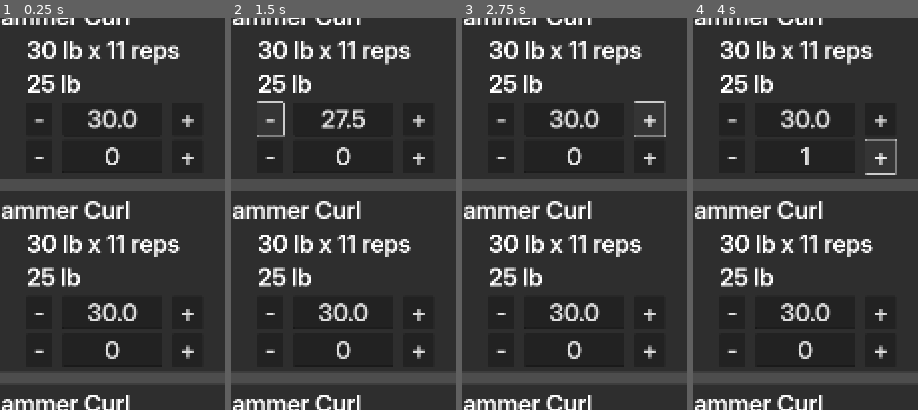
Above: before the commit, frames 1-4 (left to right).
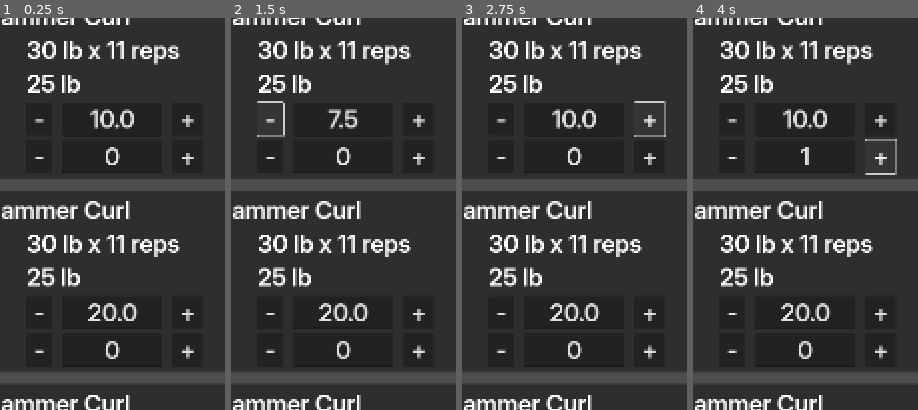
Above: after the commit, the same moments.

Repository: DanielMcPherson/workout-tracker
Game: Godot game, scene res://main.tscn
Same seed, same stepped clock (60 frames per second), same inputs: the game is played once before the commit and once after it.
Inputs:
- Up to frame 1 (0.25 s): no input
- Up to frame 2 (1.5 s): click "COMPLETE WORKOUT" at 0.5 s; click "-" at 1.25 s
- Up to frame 3 (2.75 s): click "+" at 2 s
- Up to frame 4 (4 s): click "-" at 2.75 s; click "+" at 3.5 s
The pictures show only the part of the screen within x 26-76%, y 22-72%; the shares and areas given below are measured in that part.

The runs differ from the first frame. In frame 1, 0.9% of the frame differs, in the area x 39-62%, y 23-78%; in frame 2, 0.8%; in frame 3, 0.9%; in frame 4, 0.9%.

Commit message:
Test get/set weight

Diff:
--- /dev/null
+++ b/main.gd
@@ -0,0 +1,21 @@
+extends Control
+
+@onready var exercise1: PanelContainer = $MainMargin/MainVBox/ScrollContainer/ExerciseVBox/ExercisePanel1
+@onready var exercise2: PanelContainer = $MainMargin/MainVBox/ScrollContainer/ExerciseVBox/ExercisePanel2
+@onready var exercise3: PanelContainer = $MainMargin/MainVBox/ScrollContainer/ExerciseVBox/ExercisePanel3
+
+@onready var timer_button: Button = $MainMargin/MainVBox/TimerPanel/MarginContainer/TimerVBox/TimerButton
+@onready var complete_button: Button = $MainMargin/MainVBox/FooterPanel/MarginContainer/CompleteButton
+
+
+func _ready() -> void:
+	complete_button.pressed.connect(_on_complete_button_pressed)
+	# Test setting weights
+	exercise1.set_weight(10)
+	exercise2.set_weight(20)
+	exercise3.set_weight(30)
+
+
+func _on_complete_button_pressed() -> void:
+	print("Complete Workout")
+	print(exercise1.get_weight())
--- a/main.tscn
+++ b/main.tscn
@@ -1,7 +1,8 @@
-[gd_scene load_steps=3 format=3 uid="uid://da2greqv7rspm"]
+[gd_scene load_steps=4 format=3 uid="uid://da2greqv7rspm"]
 
 [ext_resource type="Theme" uid="uid://cd80csmhkm7bd" path="res://app_theme.tres" id="1_0xm2m"]
 [ext_resource type="PackedScene" uid="uid://daaqwgfd5o4v6" path="res://exercise_panel.tscn" id="1_ig7tw"]
+[ext_resource type="Script" uid="uid://bchoi1omyty71" path="res://main.gd" id="2_h2yge"]
 
 [node name="main" type="Control"]
 layout_mode = 3
@@ -11,6 +12,7 @@
 grow_horizontal = 2
 grow_vertical = 2
 theme = ExtResource("1_0xm2m")
+script = ExtResource("2_h2yge")
 
 [node name="MainMargin" type="MarginContainer" parent="."]
 layout_mode = 1
@@ -67,7 +69,7 @@
 size_flags_vertical = 3
 theme_override_constants/separation = 24
 
-[node name="ExercisePanel" parent="MainMargin/MainVBox/ScrollContainer/ExerciseVBox" instance=ExtResource("1_ig7tw")]
+[node name="ExercisePanel1" parent="MainMargin/MainVBox/ScrollContainer/ExerciseVBox" instance=ExtResource("1_ig7tw")]
 layout_mode = 2
 
 [node name="ExercisePanel2" parent="MainMargin/MainVBox/ScrollContainer/ExerciseVBox" instance=ExtResource("1_ig7tw")]
Not shown, added: main.gd.uid
